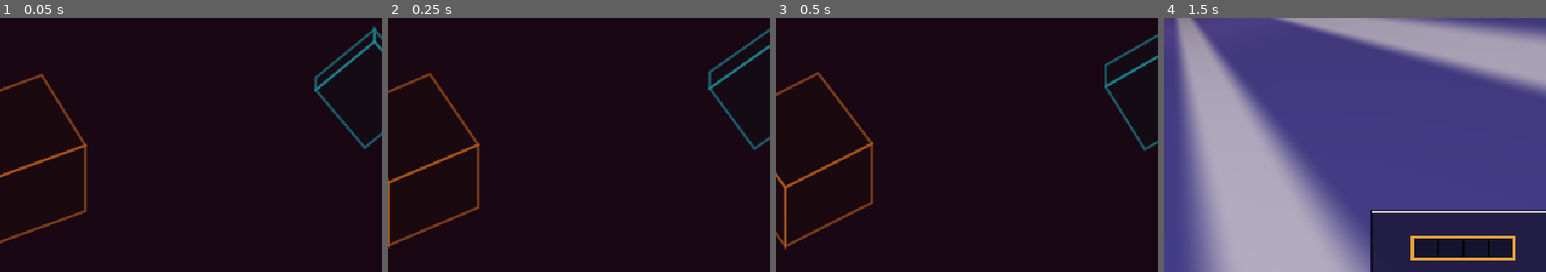
Above: before the commit, frames 1-4 (left to right).
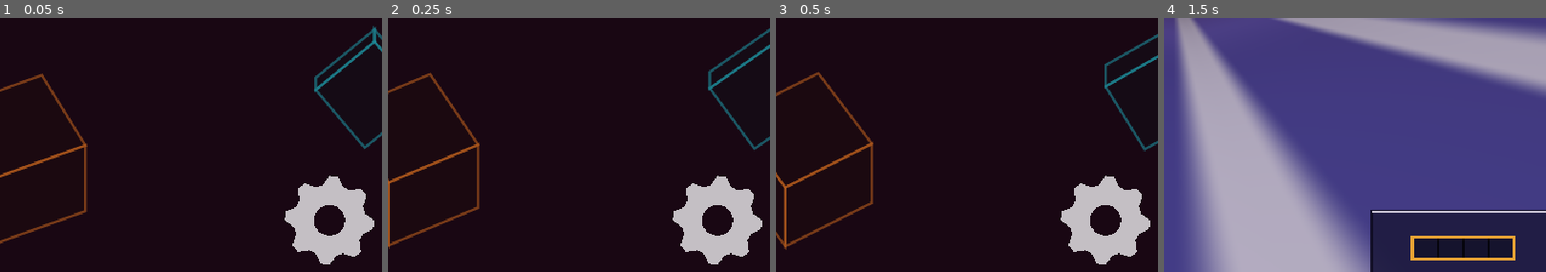
Above: after the commit, the same moments.

Repository: nhermosilla14/xpeedy
Game: Godot game, scene res://src/main.tscn
Two runs of this game, one before a commit and one after it. Both use one fixed random seed, a clock stepped at 60 frames per second and the inputs below.
Inputs (mouse positions are % of the whole screen's width and height, from its top left):
- Up to frame 1 (0.05 s): no input
- Up to frame 2 (0.25 s): no input
- Up to frame 3 (0.5 s): no input
- Up to frame 4 (1.5 s): tap Enter (ui_accept) at 0.5, 0.77 s; hold Right (steer_right) 0.53-1.28 s; click (50, 50) at 0.67 s; hold Down (ui_down) from 1.28 s (still down); click (50, 50) at 1.42 s
The pictures show only the part of the screen within x 49-99%, y 48-98%; the shares and areas given below are measured in that part.

The runs differ from the first frame. In frame 1, 4.4% of the frame differs, in the area x 74-98%, y 62-97%; in frame 2, 4.4%; in frame 3, 4.4%; in frame 4, nothing differs.

Commit message:
Slice 0021 (pending device run): settings page with invert steering; docs and README for menus

Diff:
--- a/src/core/launch_options.gd
+++ b/src/core/launch_options.gd
@@ -25,7 +25,7 @@
 var difficulty_given := false
 ## Do not show the menu: start a run directly.
 var no_menu := false
-## "main" or "difficulty": open the menu on that page (for screenshots).
+## "main", "difficulty" or "settings": open the menu on that page (for screenshots).
 var screen := ""
 ## Skip the start sequence (tests and debugging).
 var no_countdown := false
--- /dev/null
+++ b/src/core/settings.gd
@@ -0,0 +1,25 @@
+class_name Settings
+extends RefCounted
+## Player settings kept in a ConfigFile (ADR 0019). Missing or invalid values fall back to the defaults.
+
+const SECTION := "steering"
+
+## Reverse the steering direction (doc 16).
+var invert := false
+
+var _path: String
+
+
+func _init(path := "user://settings.cfg") -> void:
+	_path = path
+	var file := ConfigFile.new()
+	if file.load(_path) != OK:
+		return
+	var value: Variant = file.get_value(SECTION, "invert", false)
+	invert = value if value is bool else false
+
+
+func save() -> void:
+	var file := ConfigFile.new()
+	file.set_value(SECTION, "invert", invert)
+	file.save(_path)
--- a/src/main.gd
+++ b/src/main.gd
@@ -28,6 +28,7 @@
 var _plain := false
 var _over_shown := false
 var _in_menu := false
+var _settings := Settings.new()
 
 @onready var _tunnel: TunnelView = $Tunnel
 @onready var _obstacles: ObstacleView = $Obstacles
@@ -58,11 +59,12 @@
 	_status.pause_pressed.connect(_toggle_pause)
 	_screen.chosen.connect(_on_choice)
 	_frame_stats.extra = _state_text
+	_menu.settings = _settings
 	_menu.play_requested.connect(_on_play_requested)
 	_menu.quit_requested.connect(get_tree().quit)
 	difficulty = options.difficulty if Difficulty.is_valid(options.difficulty) else Difficulty.STANDARD
 	if start_in_menu and options.starts_in_menu():
-		enter_menu(MenuController.Page.DIFFICULTY if options.screen == "difficulty" else MenuController.Page.MAIN)
+		enter_menu({"difficulty": MenuController.Page.DIFFICULTY, "settings": MenuController.Page.SETTINGS}.get(options.screen, MenuController.Page.MAIN))
 	else:
 		start_run(_new_seed())
 
@@ -103,6 +105,8 @@
 	config.generate_spots = not options.clean
 	_plain = countdown_enabled and options.is_plain_run()
 	config.countdown = _plain
+	# Debug and benchmark runs ignore the player's settings so they stay comparable.
+	_steering.invert = _plain and _settings.invert
 	config.collisions_enabled = not options.ghost
 	config.crash_on_obstacles = not options.invulnerable
 	config.start_shields = options.shields
--- a/src/view/menu_controller.gd
+++ b/src/view/menu_controller.gd
@@ -6,12 +6,14 @@
 signal play_requested(difficulty: String)
 signal quit_requested
 
-enum Page { MAIN, DIFFICULTY }
+enum Page { MAIN, DIFFICULTY, SETTINGS }
 
 ## The Quit item is hidden where programs do not quit (Android, web).
 var can_quit := not (OS.has_feature("mobile") or OS.has_feature("web"))
 ## The difficulty that starts selected in the difficulty menu.
 var preferred_difficulty := Difficulty.STANDARD
+## The settings the Settings page edits; the owner sets it.
+var settings := Settings.new()
 
 var _stack: Array[Page] = []
 var _backdrop := MenuBackdrop.new()
@@ -26,6 +28,7 @@
 		add_child(child)
 	_screen.activated.connect(_on_activated)
 	_screen.back_pressed.connect(back)
+	_screen.gear_pressed.connect(_open_settings)
 
 
 ## Shows the page `page`, with the pages before it on the way back (difficulty is reached from main).
@@ -88,11 +91,19 @@
 				_main_items.append("quit")
 			for text in _main_items:
 				items.append({"text": text})
-			_screen.show_items(items, false, false)
+			_screen.show_items(items, false, true)
 		Page.DIFFICULTY:
 			for key in Difficulty.keys():
 				items.append({"text": key, "colour": Difficulty.colour(key), "triangles": Difficulty.triangles(key)})
 			_screen.show_items(items, true, false, Difficulty.keys().find(preferred_difficulty))
+		Page.SETTINGS:
+			items.append({"text": "invert: %s" % ("on" if settings.invert else "off")})
+			_screen.show_items(items, true, false)
+
+
+func _open_settings() -> void:
+	_stack.append(Page.SETTINGS)
+	_show_top()
 
 
 func _on_activated(index: int) -> void:
@@ -105,3 +116,7 @@
 				quit_requested.emit()
 		Page.DIFFICULTY:
 			play_requested.emit(Difficulty.keys()[index])
+		Page.SETTINGS:
+			settings.invert = not settings.invert
+			settings.save()
+			_show_top()
--- a/src/view/menu_screen.gd
+++ b/src/view/menu_screen.gd
@@ -134,9 +134,9 @@
 	var c := rect.get_center()
 	var r := rect.size.x * 0.34
 	var points := PackedVector2Array()
-	for k in 16:
-		var a := TAU * k / 16.0
-		var rr := r * (1.3 if (k / 2) % 2 == 0 else 1.0)
+	for k in 32:
+		var a := TAU * k / 32.0
+		var rr := r * (1.3 if (k / 2) % 2 == 0 else 1.05)
 		points.append(c + Vector2(cos(a), sin(a)) * rr)
 	draw_colored_polygon(points, colour)
 	draw_circle(c, r * 0.45, Color("190713"))
--- a/tests/e2e_menus.gd
+++ b/tests/e2e_menus.gd
@@ -16,6 +16,9 @@
 	_main = load("res://src/main.tscn").instantiate()
 	_main.set("options", LaunchOptions.parse(PackedStringArray(["--seed=9"])))
 	root.add_child(_main)
+	var settings := Settings.new("user://e2e_settings.cfg")
+	_main.set("_settings", settings)
+	_main.get_node("Hud/Menu").set("settings", settings)
 
 
 func _action(name: String, pressed: bool) -> void:
@@ -84,6 +87,12 @@
 			if _ticks == 9:
 				if menu.current_page() != MenuController.Page.MAIN:
 					_errors.append("back did not return to the main page")
+				menu.move(2)
+				menu.activate()
+				if menu.current_page() != MenuController.Page.SETTINGS:
+					_errors.append("the gear did not open settings")
+				menu.activate()
+				menu.back()
 				menu.activate()
 				menu.move(-2)
 				menu.activate()
@@ -93,6 +102,8 @@
 			if _ticks == 2:
 				if run == null or run.config.target_tps != 100.0 or run.config.spikes_enabled != true:
 					_errors.append("the second run is not easy: %s" % [run.config.target_tps if run else -1])
+				if not (_main.get("_steering") as Steering).invert:
+					_errors.append("invert was not applied to the run")
 				run.track.crash("wall")
 				_phase = Phase.CRASH
 				_ticks = 0
@@ -115,6 +126,7 @@
 
 
 func _finish() -> bool:
+	DirAccess.remove_absolute(ProjectSettings.globalize_path("user://e2e_settings.cfg"))
 	if _errors.is_empty():
 		print("  ok    e2e menus (main, difficulty, run, pause, game over, back)")
 		quit(0)
--- /dev/null
+++ b/tests/unit/test_settings.gd
@@ -0,0 +1,49 @@
+extends TestCase
+
+const PATH := "user://test_settings.cfg"
+
+
+func _clean() -> void:
+	DirAccess.remove_absolute(ProjectSettings.globalize_path(PATH))
+
+
+func test_defaults_without_a_file() -> void:
+	_clean()
+	check(not Settings.new(PATH).invert, "invert off by default")
+
+
+func test_settings_are_saved_and_loaded() -> void:
+	_clean()
+	var settings := Settings.new(PATH)
+	settings.invert = true
+	settings.save()
+	check(Settings.new(PATH).invert, "invert survives")
+	_clean()
+
+
+func test_a_corrupt_or_wrongly_typed_file_gives_the_defaults() -> void:
+	var file := FileAccess.open(PATH, FileAccess.WRITE)
+	file.store_string("[steering]\ninvert=\"maybe\"\n")
+	file.close()
+	check(not Settings.new(PATH).invert, "wrong type")
+	file = FileAccess.open(PATH, FileAccess.WRITE)
+	file.store_string("not [a config")
+	file.close()
+	check(not Settings.new(PATH).invert, "corrupt")
+	_clean()
+
+
+func test_the_settings_page_toggles_and_saves() -> void:
+	_clean()
+	var menu := MenuController.new()
+	menu.settings = Settings.new(PATH)
+	menu._ready()
+	menu.open(MenuController.Page.SETTINGS)
+	check_eq(menu.page_item_texts(), ["invert: off"] as Array[String])
+	menu.activate()
+	check_eq(menu.page_item_texts(), ["invert: on"] as Array[String])
+	check(Settings.new(PATH).invert, "saved")
+	menu.back()
+	check_eq(menu.current_page(), MenuController.Page.MAIN)
+	menu.free()
+	_clean()
Not shown, added: src/core/settings.gd.uid
Not shown, added: tests/unit/test_settings.gd.uid
Not shown, changed: docs/architecture.md
Not shown, changed: docs/slices/0021-settings-and-device.md
